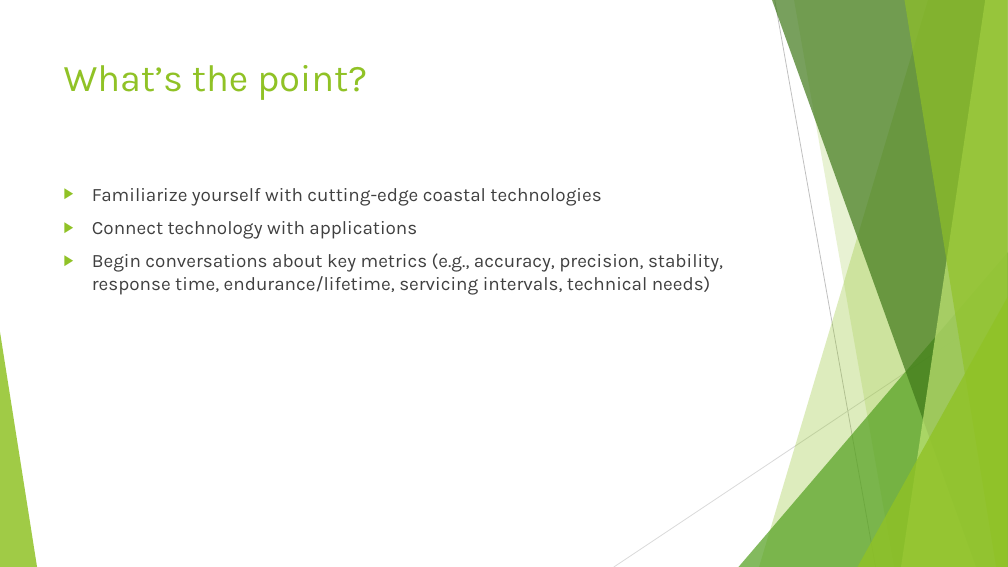
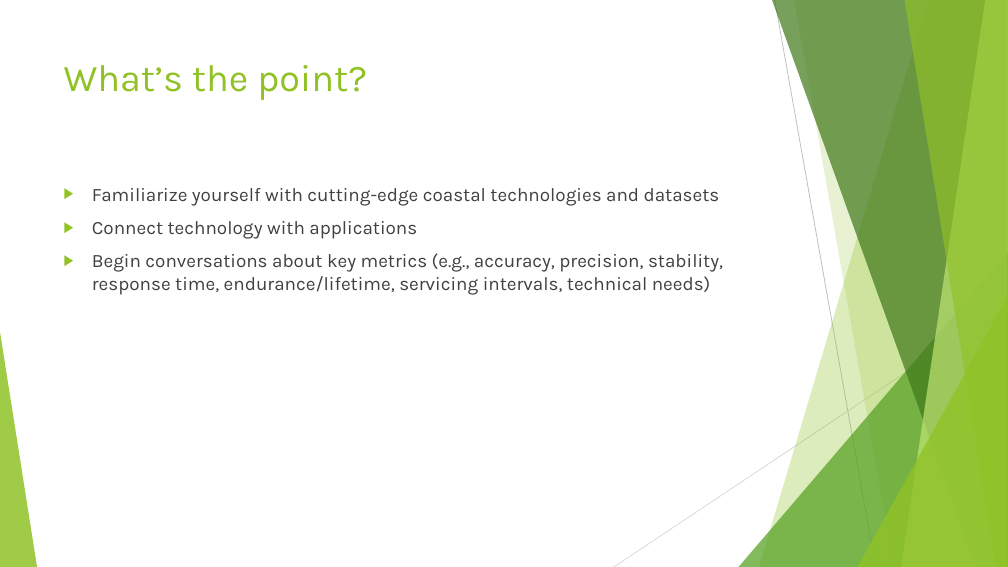
Before and after one commit to SUPScientist/Smart-Coasts, a slide deck: slide 4 of Class-02-OILab-Tour/OCN479_Lecture02_OILabTour.pptx. Drawn at 1008x567 pixels with LibreOffice and Linux fonts; fonts in the diff are those of the drawing. Boxes give left, top, right and bottom in pixels: in the first picture for what was removed or moved away, otherwise in the second. Text is boxed around its words. In the diff, an @@ line names an element or a change of style, - is before the commit and + after.

```diff
--- a/Class-02-OILab-Tour/OCN479_Lecture02_OILabTour.pptx
+++ b/Class-02-OILab-Tour/OCN479_Lecture02_OILabTour.pptx
@@ text at box(92, 188, 720, 206): text changed @@
-▶ Familiarize yourself with cutting-edge coastal technologies
+▶ Familiarize yourself with cutting-edge coastal technologies and datasets
```
Also in this commit, not shown: 2 other slides changed, 2 slides added, 4 other files.
